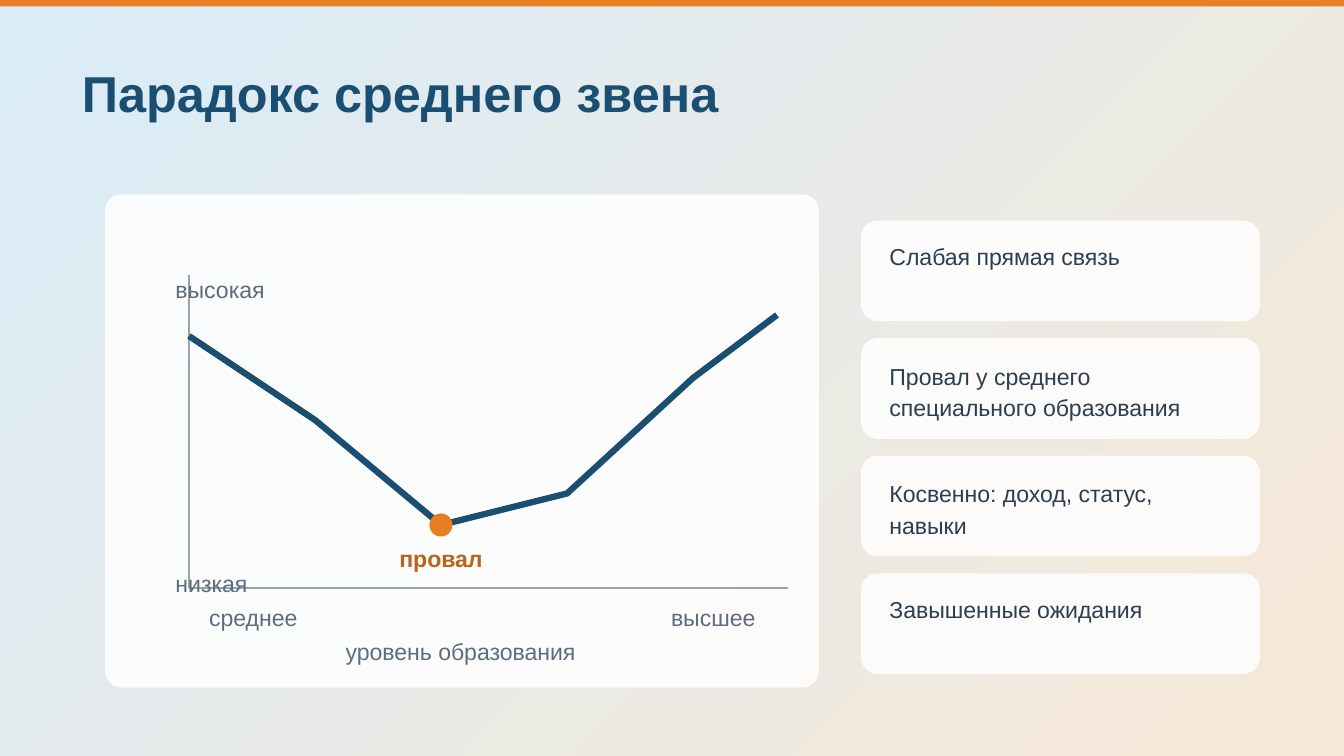
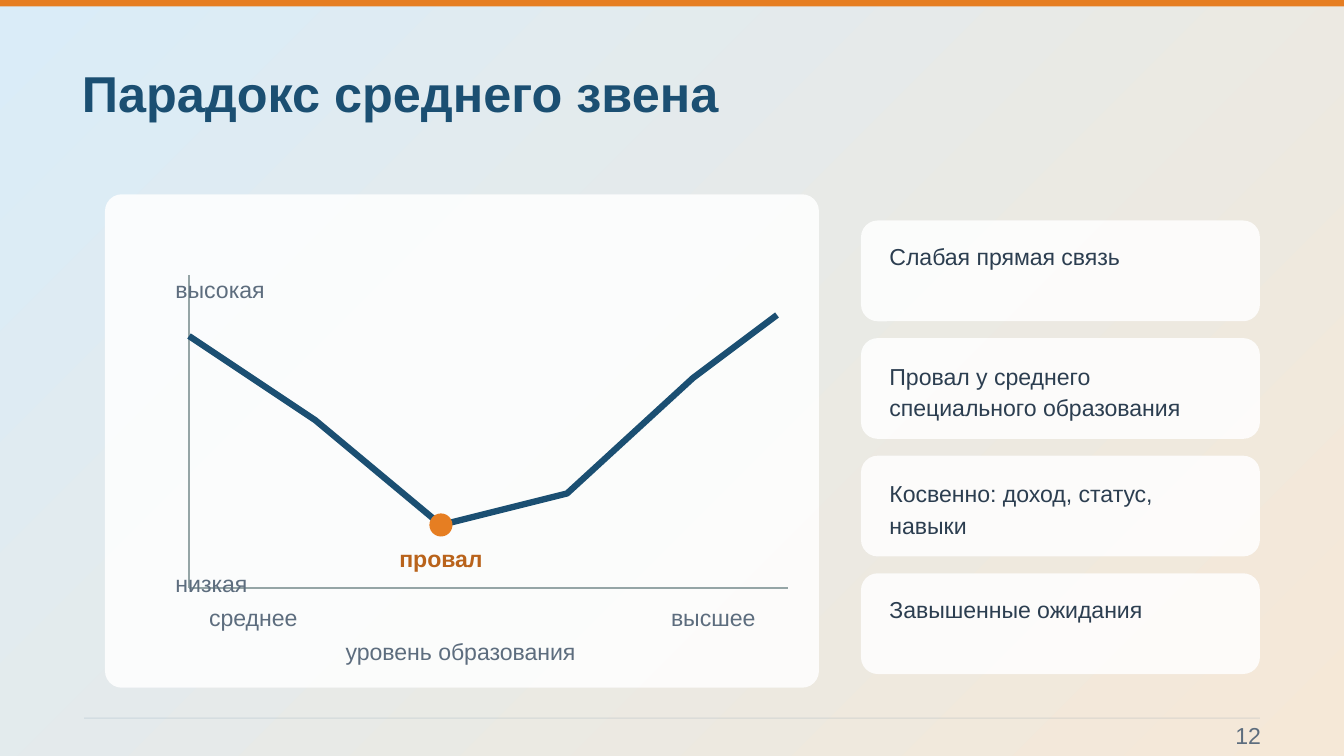
Before and after one commit to Pavel1778/Presentation-happy, a slide deck: slide 12 of .agents/projects/happiness_concept_ppt169_20261007/exports/happiness_concept_v5.pptx. Drawn at 1344x756 pixels with LibreOffice and Linux fonts; fonts in the diff are those of the drawing; background and template pictures are left out. Boxes give left, top, right and bottom in pixels: in the first picture for what was removed or moved away, otherwise in the second. Text is boxed around its words. In the diff, an @@ line names an element or a change of style, - is before the commit and + after.

```diff
--- a/.agents/projects/happiness_concept_ppt169_20261007/exports/happiness_concept_v5.pptx
+++ b/.agents/projects/happiness_concept_ppt169_20261007/exports/happiness_concept_v5.pptx
@@ freeform shape added at (x1=84, y1=718, x2=1260, y2=719), outline #1F4E79 0.75 pt @@
@@ text added at (x1=1235, y1=728, x2=1261, y2=744), 16.5 pt, text #5D6D7E @@
+12
```
Also in this commit, not shown: 14 other slides changed, 37 other files.
